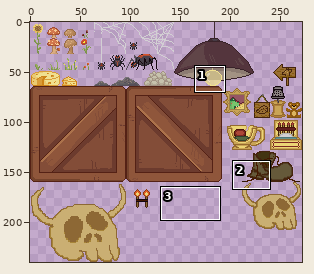
File history of a sprite sheet, assets/Spritesheet_Basement.png. The picture above shows the old version from afar; the outline marks the close-up.
Close-up. The starting point:
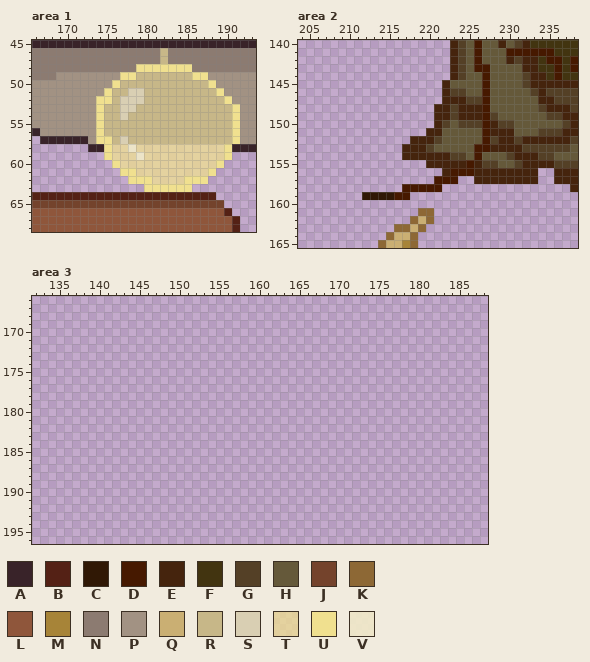
The file is 272x240 pixels. Colours within 5 levels of each other are drawn and written as one. Shown: area 1: x 166..193, y 45..68; area 2: x 204..238, y 140..165; area 3: x 132..188, y 166..196.
Palette (. is transparent): A #392329  B #542115  C #301805  D #461900  E #45240d  F #423410  G #544026  H #65593a  J #74432c  K #8d6835  L #8f563b  M #a78438  N #8c7b71  P #a29283  Q #caaf73  R #c7b788  S #d9cfb3  T #f0e08fbc  U #f0e08f  V #f2ebc9e7
And afterwards:
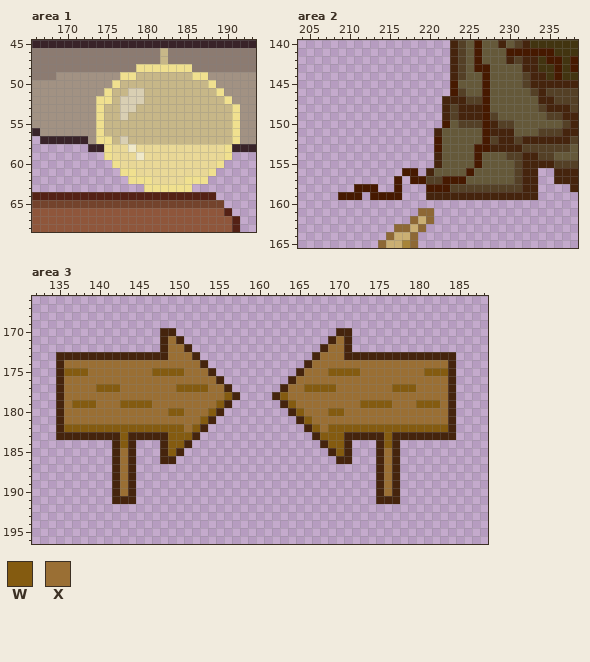
Colours new in this view: W #845b10  X #9a6f34
Edits made:
colour T: #f0e08fbc -> #f0e08fdd
colour V: #f2ebc9e7 -> #f2ebc9f8
Changed rows in their new state; - is a pixel that keeps its letter.
Area 2:
first column x 209:
145 -------------.D----------
146 -------------.D----------
148 ------------.------------
149 ------------.------------
150 ------------.D-----------
151 -----------.-------------
152 ---------...D------------
153 --------....D------------
154 --------....-HHH------G--
155 -----------.-HHHHDHH-----
156 --------DD-EHHHH-HHHHHG--
157 -------D-DDGG--DHHHHHHG--
158 --DDD--D...--DGGGGGGGGGEE
159 DDD.DDD-.--EEEEEEEEEEEEEE
Area 3:
first column x 135:
170 -------------EE--------------------EE-------------
171 -------------EXE------------------EXE-------------
172 -------------EXXE----------------EXXE-------------
173 EEEEEEEEEEEEEEXXXE--------------EXXXEEEEEEEEEEEEEE
174 EXXXXXXXXXXXXXXXXXE------------EXXXXXXXXXXXXXXXXXE
175 EWWWXXXXXXXXWWWWXXXE----------EXXXWWWWXXXXXXXXWWWE
176 EXXXXXXXXXXXXXXXXXXXE--------EXXXXXXXXXXXXXXXXXXXE
177 EXXXXWWWXXXXXXXWWWWXXE------EXXWWWWXXXXXXXWWWXXXXE
178 EXXXXXXXXXXXXXXXXXXXXWE----EWXXXXXXXXXXXXXXXXXXXXE
179 EXWWWXXXWWWWXXXXXXXXWE------EWXXXXXXXXWWWWXXXWWWXE
180 EXXXXXXXXXXXXXWWXXXWE--------EWXXXWWXXXXXXXXXXXXXE
181 EXXXXXXXXXXXXXXXXXWE----------EWXXXXXXXXXXXXXXXXXE
182 EWWWWWWWWWWWWWWWXWE------------EWXWWWWWWWWWWWWWWWE
183 EEEEEEEEWEEEEEWWWE--------------EWWWEEEEEWEEEEEEEE
184 -------EWE---EWWE----------------EWWE---EWE-------
185 -------EXE---EWE------------------EWE---EXE-------
186 -------EXE---EE--------------------EE---EXE-------
187 -------EXE------------------------------EXE-------
188 -------EXE------------------------------EXE-------
189 -------EXE------------------------------EXE-------
190 -------EXE------------------------------EXE-------
191 -------EEE------------------------------EEE-------
Boxes around the changes in both close-ups, in picture pixels (x1, y1, x2, y2):
changed: (112, 144, 224, 184)
changed: (338, 80, 538, 200)
added: (56, 328, 240, 504)
added: (272, 328, 456, 504)
